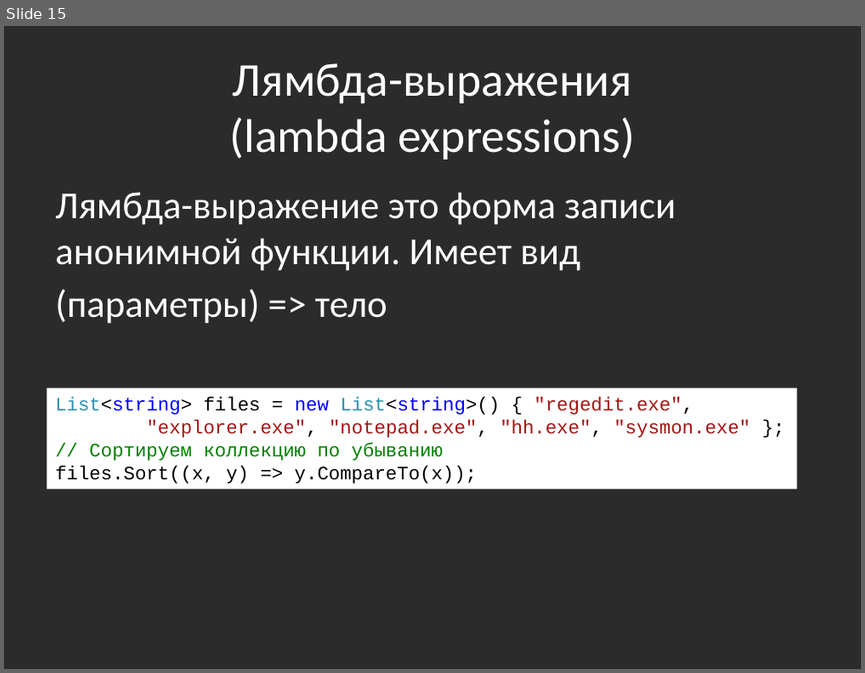
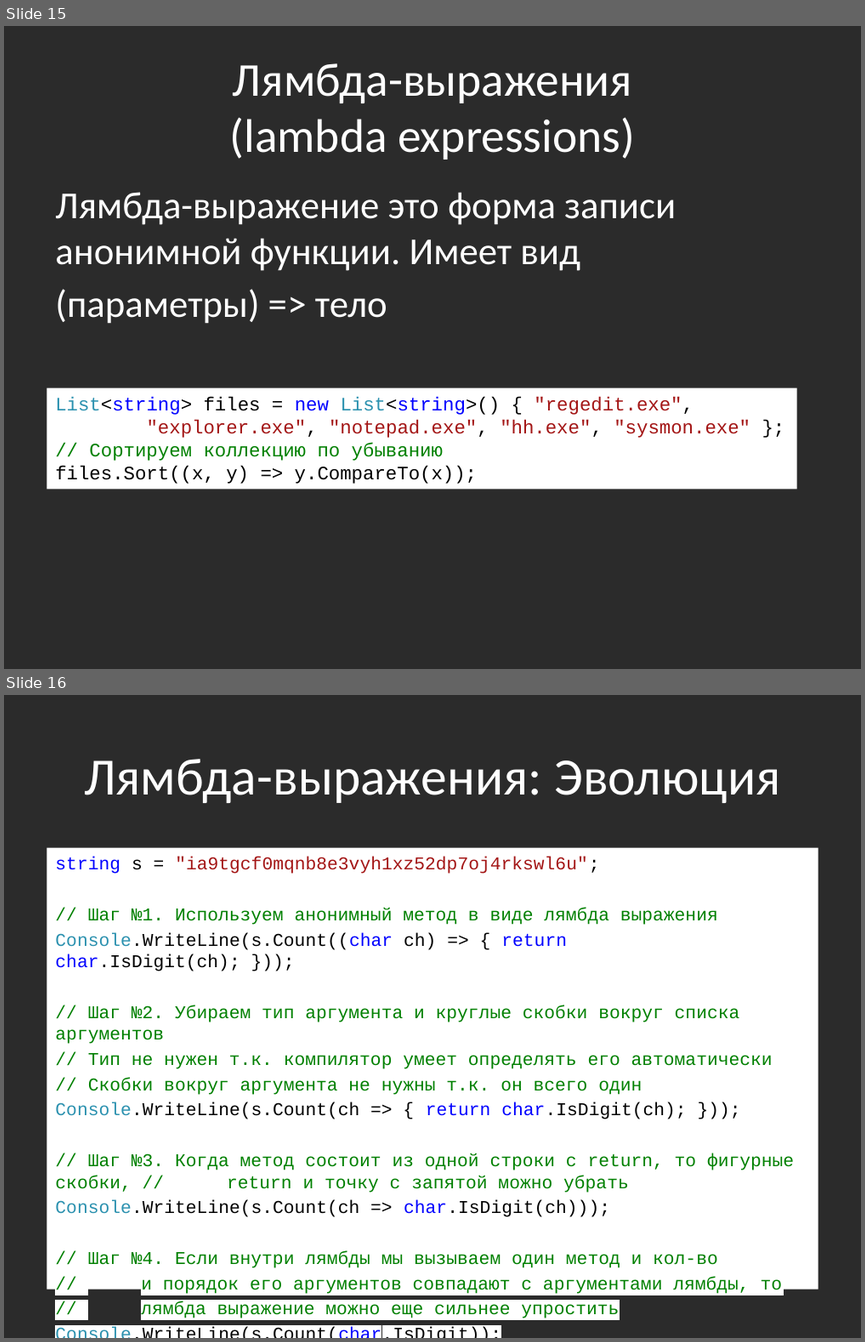
Before and after one commit to bazile/Training, a slide deck: Presentation/lesson-11-linq.pptx. Shown one above the other, each under a label of ours: slide 15 before the commit, slides 15 and 16 after it. The pictures are 865x673 and 865x1342 pixels, drawn with LibreOffice and Linux fonts; fonts in the diff are those of the drawing; background and template pictures are left out; a plain dark background stands for a picture behind light text. Boxes give left, top, right and bottom in pixels: in the first picture for what was removed or moved away, otherwise in the second. Text is boxed around its words. In the diff, an @@ line names an element or a change of style, - is before the commit and + after.

Commit message:
Lambdas and Count() examples

```diff
--- a/Presentation/lesson-11-linq.pptx
+++ b/Presentation/lesson-11-linq.pptx
@@ slide 16 added at bbox=[4, 695, 861, 1338], background picture (left out) @@
@@ title added at bbox=[84, 759, 780, 803], 44 pt, text #FFFFFF @@
+Лямбда-выражения: Эволюция
@@ text added at bbox=[46, 847, 818, 1289], fill #FFFFFF, 15.2 pt, text #008000 @@
+string s = "ia9tgcf0mqnb8e3vyh1xz52dp7oj4rkswl6u";
+// Шаг №1. Используем анонимный метод в виде лямбда выражения
+Console.WriteLine(s.Count((char ch) => { return char.IsDigit(ch); }));
+// Шаг №2. Убираем тип аргумента и круглые скобки вокруг списка аргументов
+// Тип не нужен т.к. компилятор умеет определять его автоматически
+// Скобки вокруг аргумента не нужны т.к. он всего один
+Console.WriteLine(s.Count(ch => { return char.IsDigit(ch); }));
+// Шаг №3. Когда метод состоит из одной строки с return, то фигурные скобки, // return и точку с запятой можно убрать
+Console.WriteLine(s.Count(ch => char.IsDigit(ch)));
+// Шаг №4. Если внутри лямбды мы вызываем один метод и кол-во
+// и порядок его аргументов совпадают с аргументами лямбды, то
+// лямбда выражение можно еще сильнее упростить
+Console.WriteLine(s.Count(char.IsDigit));
```
Also in this commit, not shown: 1 other slide added.
